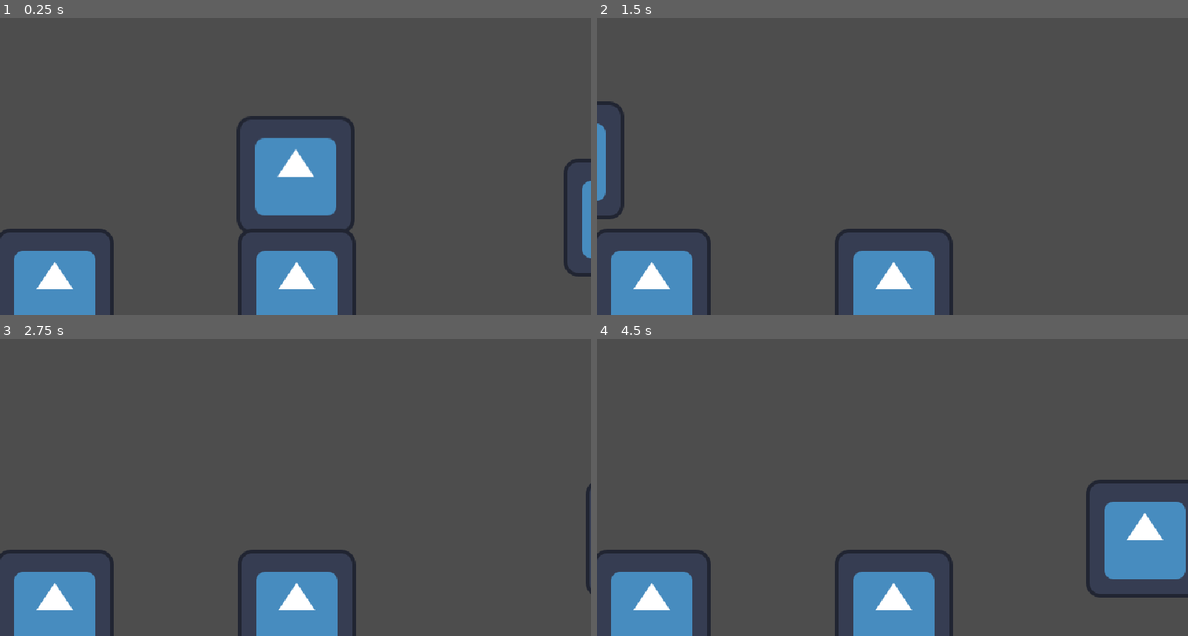
Above: before the commit, frames 1-4 (two rows, left to right).
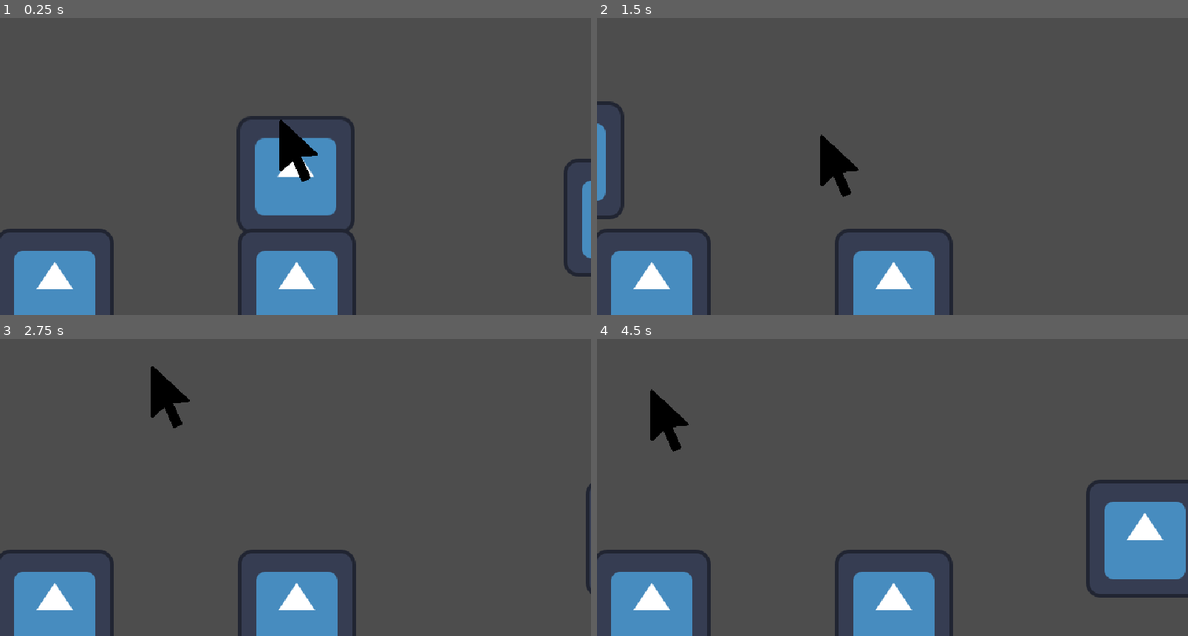
Above: after the commit, the same moments.

Repository: LeResteDuMonde/GameJamPSU
Game: Godot game, scene res://scene/Main.tscn
Two runs of this game, one before a commit and one after it. Both use one fixed random seed, a clock stepped at 60 frames per second and the inputs below. The engine's default icon, where the game draws it, is replaced by a stand-in: a white triangle on a blue panel in a dark square.
Inputs (mouse positions are in pixels of both pictures, inside the frame that each line leads up to):
- Up to frame 1 (0.25 s): no input
- Up to frame 2 (1.5 s): move the mouse to (1022, 133) at 0.52 s; hold D (right) from 0.53 s (still down); click (1022, 133) at 0.6 s; tap Space (jump) at 0.77 s; move the mouse to (774, 166) at 1.27 s; click (774, 166) at 1.35 s
- Up to frame 3 (2.75 s): tap Space (jump) at 1.52 s; move the mouse to (354, 398) at 2.02 s; release D (right) at 2.03 s; hold Q (left, bound only after the commit) from 2.03 s (still down); click (354, 398) at 2.1 s
- Up to frame 4 (4.5 s): move the mouse to (862, 537) at 2.77 s; release Q (left, bound only after the commit) at 2.78 s; hold D (right) 2.78-4.28 s; click (862, 537) at 2.85 s; tap Space (jump) at 3.02, 3.77 s; move the mouse to (1069, 520) at 3.52 s; click (1069, 520) at 3.6 s; move the mouse to (715, 419) at 4.27 s; hold Q (left, bound only after the commit) from 4.28 s (still down); click (715, 419) at 4.35 s

The runs differ from the first frame. In frame 1, 0.7% of the frame differs, in the area x 47-54%, y 34-56%; in frame 2, 0.7%; in frame 3, 0.7%, in the area x 25-33%, y 9-31%; in frame 4, 0.7%.

Commit message:
Showing and hiding cursor

Diff:
--- a/project.godot
+++ b/project.godot
@@ -20,7 +20,7 @@
 GameManager="*res://script/manager/gameManager.gd"
 PlayerManager="*res://script/manager/playerManager.gd"
 InputManager="*res://script/manager/inputManager.gd"
-CursorManager="*res://script/cursor.gd"
+CursorManager="*res://script/manager/cursorManager.gd"
 
 [display]
 
@@ -39,8 +39,8 @@
 
 left={
 "deadzone": 0.5,
-"events": [Object(InputEventKey,"resource_local_to_scene":false,"resource_name":"","device":-1,"window_id":0,"alt_pressed":false,"shift_pressed":false,"ctrl_pressed":false,"meta_pressed":false,"pressed":false,"keycode":0,"physical_keycode":65,"key_label":0,"unicode":113,"echo":false,"script":null)
-, Object(InputEventJoypadMotion,"resource_local_to_scene":false,"resource_name":"","device":-1,"axis":1,"axis_value":-1.0,"script":null)
+"events": [Object(InputEventKey,"resource_local_to_scene":false,"resource_name":"","device":-1,"window_id":0,"alt_pressed":false,"shift_pressed":false,"ctrl_pressed":false,"meta_pressed":false,"pressed":false,"keycode":0,"physical_keycode":81,"key_label":0,"unicode":113,"echo":false,"script":null)
+, Object(InputEventJoypadMotion,"resource_local_to_scene":false,"resource_name":"","device":-1,"axis":0,"axis_value":-1.0,"script":null)
 , Object(InputEventJoypadMotion,"resource_local_to_scene":false,"resource_name":"","device":-1,"axis":2,"axis_value":-1.0,"script":null)
 ]
 }
--- a/scene/Cursor.tscn
+++ b/scene/Cursor.tscn
@@ -1,10 +1,20 @@
-[gd_scene load_steps=3 format=3 uid="uid://beknppsfrgvct"]
+[gd_scene load_steps=4 format=3 uid="uid://b8tfkx4yebvud"]
 
 [ext_resource type="Script" path="res://script/cursor.gd" id="1_7n3nm"]
-[ext_resource type="Texture2D" path="res://sprites/cursor.png" id="2_hvmsg"]
+[ext_resource type="Texture2D" uid="uid://ca7bcubed76bo" path="res://sprite/cursor.png" id="2_p1oyv"]
+
+[sub_resource type="RectangleShape2D" id="RectangleShape2D_pfjvf"]
+size = Vector2(34.5, 34.5)
 
 [node name="Cursor" type="Node2D"]
 script = ExtResource("1_7n3nm")
 
 [node name="Sprite2D" type="Sprite2D" parent="."]
-texture = ExtResource("2_hvmsg")
+scale = Vector2(0.05, 0.05)
+texture = ExtResource("2_p1oyv")
+
+[node name="Area2D" type="Area2D" parent="."]
+
+[node name="CollisionShape2D" type="CollisionShape2D" parent="Area2D"]
+position = Vector2(-7, -18)
+shape = SubResource("RectangleShape2D_pfjvf")
--- a/script/cursor.gd
+++ b/script/cursor.gd
@@ -1,9 +1,6 @@
 extends Node2D
 
 var mouse_speed = 5.0
-
-func _ready():
-	Input.set_mouse_mode(Input.MOUSE_MODE_HIDDEN)
 
 func _process(delta):
 	var mouse_rel = Input.get_vector("left", "right", "up", "down")
@@ -11,8 +8,5 @@
 #	this.position = get_global_mouse_position()
 
 func _input(event):
-	if Input.is_action_just_released("click"):
-		print("click")
-#		selecting = false
 	if event is InputEventMouseMotion:
 		position = get_global_mouse_position()
--- a/script/deletableArea.gd
+++ b/script/deletableArea.gd
@@ -27,3 +27,4 @@
 	if event.is_action_released("click") && isSelected:
 		for g in object.get_groups():
 			get_tree().call_group(g, "delete")
+		GameManager.switchToPlayPhase()
--- /dev/null
+++ b/script/manager/cursorManager.gd
@@ -0,0 +1,18 @@
+extends Node
+
+var cursorS = preload("res://scene/Cursor.tscn")
+var cursor
+
+func _ready():
+	Input.set_mouse_mode(Input.MOUSE_MODE_HIDDEN)
+	spawnCursor() # TODO remove
+
+func spawnCursor():
+#	print("spawn cursor")
+	cursor = cursorS.instantiate()
+	GameManager.main.add_child(cursor)
+
+func deleteCursor():
+#	print("del cursor")
+	if cursor != null:
+		cursor.queue_free()
--- a/script/manager/gameManager.gd
+++ b/script/manager/gameManager.gd
@@ -1,14 +1,37 @@
 extends Node
 
 var main
+var cursor
 var main_r = preload("res://scene/Main.tscn")
 var root
 var web
+
+var isDeletePhase = false
+var lastPlayer = 1
+
 # Called when the node enters the scene tree for the first time.
 func _ready():
 	if(OS.get_distribution_name() == ""): web = true
 	root = get_tree().root
 	main = root.get_node("Main")
+	cursor = main.get_node("Cursor")
 
 func quit():
 	get_tree().quit()
+
+func switchToDeletePhase():
+	print("Finishing Play Phase")
+#	PlayerManager.deletePlayer()
+
+	print("Entering Delete Phase")
+	isDeletePhase = true
+	CursorManager.spawnCursor()
+
+func switchToPlayPhase():
+	print("Finishing Delete Phase")
+	isDeletePhase = false
+	CursorManager.deleteCursor()
+
+	lastPlayer = 1 - lastPlayer
+	print("Starting Play Phase for Player", lastPlayer + 1)
+	PlayerManager.respawnPlayer(Vector2.ZERO)
--- a/script/manager/playerManager.gd
+++ b/script/manager/playerManager.gd
@@ -1,5 +1,6 @@
 extends Node
 
+var playerS = preload("res://scene/Player.tscn")
 var player
 
 func _ready():
@@ -7,3 +8,8 @@
 
 func movePlayer(delta,direction,jump):
 	player.move(delta,direction,jump)
+
+func respawnPlayer(position):
+	print("TODO respawn")
+#	player = playerS.instantiate()
+#	GameManager.main.add_child(player)
